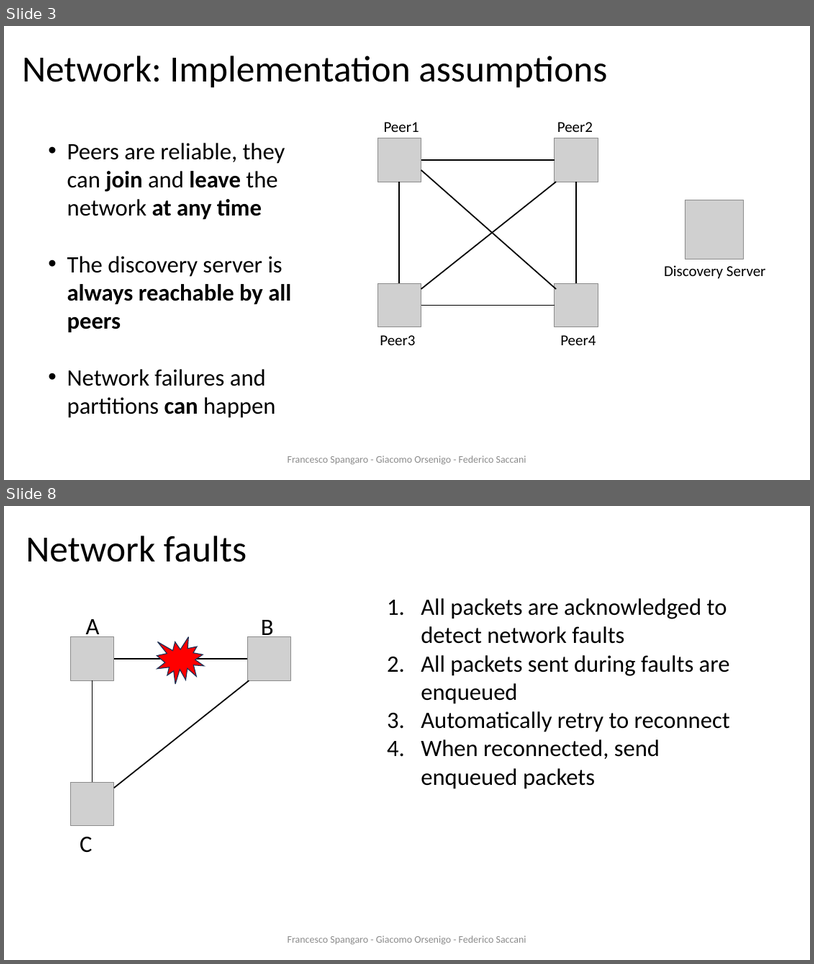
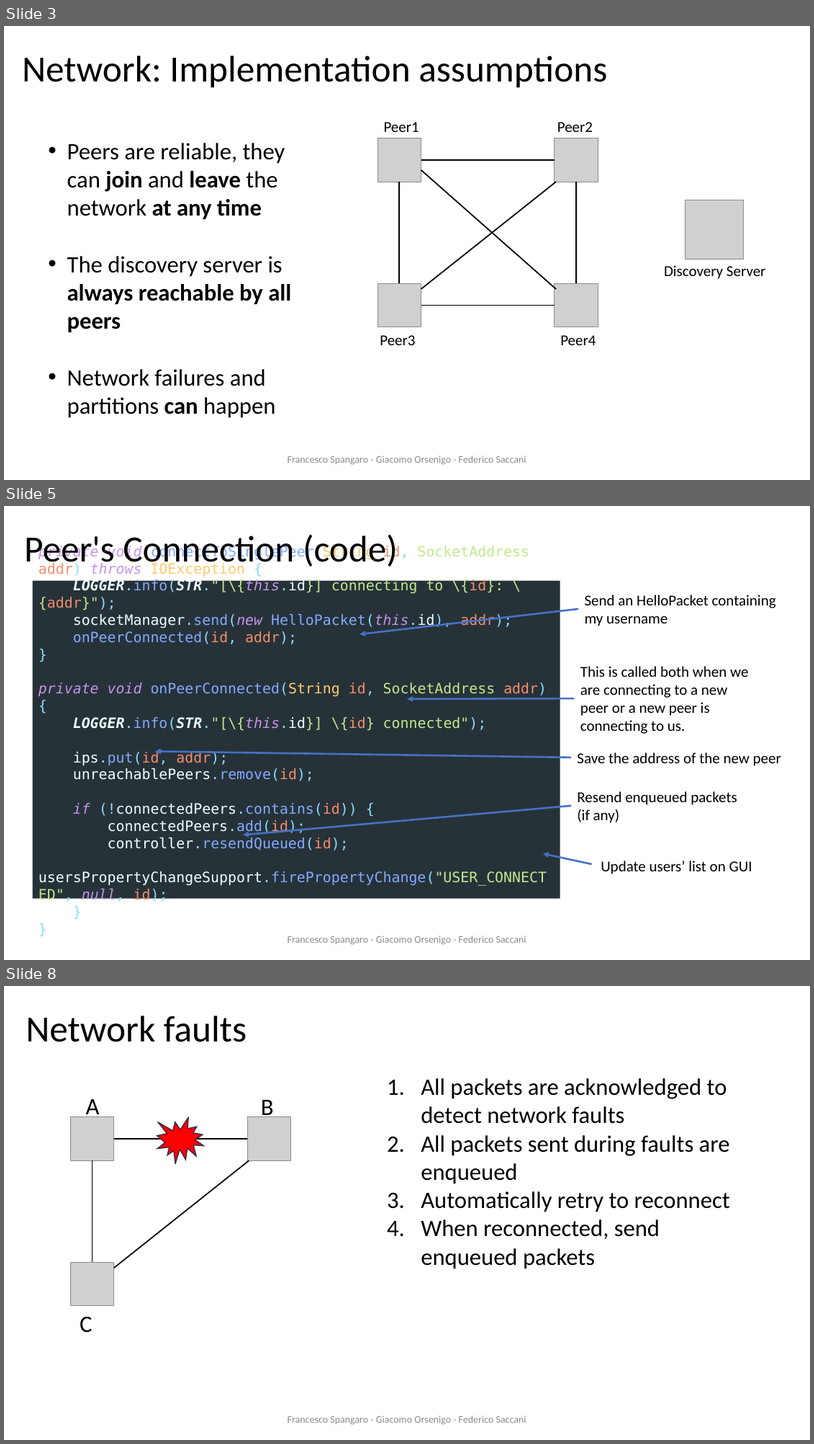
Before and after one commit to francescospangaro/HACOGroupChat, a slide deck: docs/presentazione ds.pptx. Shown one above the other, each under a label of ours: slides 3 and 8 before the commit, slides 3, 5 and 8 after it; the slides between them are not shown. The pictures are 814x964 and 814x1444 pixels, drawn with LibreOffice and Linux fonts; fonts in the diff are those of the drawing; grey boxes stand for pictures; background and template pictures are left out. Boxes give left, top, right and bottom in pixels: in the first picture for what was removed or moved away, otherwise in the second. Text is boxed around its words. In the diff, an @@ line names an element or a change of style, - is before the commit and + after.

```diff
--- a/docs/presentazione ds.pptx
+++ b/docs/presentazione ds.pptx
@@ slide 5 added at [4, 506, 810, 960], background #FFFFFF @@
@@ title added at [24, 534, 398, 571], 44 pt, text #000000 @@
+Peer's Connection (code)
@@ rectangle added at [32, 580, 561, 898], fill #263238, 17 pt, text #82AAFF @@
+private void connectToSinglePeer(String id, SocketAddress addr) throws IOException {
+LOGGER.info(STR."[\{this.id}] connecting to \{id}: \{addr}");
+socketManager.send(new HelloPacket(this.id), addr);
+onPeerConnected(id, addr);
+}
+private void onPeerConnected(String id, SocketAddress addr) {
+LOGGER.info(STR."[\{this.id}] \{id} connected");
+ips.put(id, addr);
+unreachablePeers.remove(id);
+if (!connectedPeers.contains(id)) {
+connectedPeers.add(id);
+controller.resendQueued(id);
+usersPropertyChangeSupport.firePropertyChange("USER_CONNECTED", null, id);
+}
+}
@@ arrow added from (579, 609) to (360, 634), #4472C4 2.25 pt @@
@@ text added at [585, 595, 777, 626], 18 pt, text #000000 @@
+Send an HelloPacket containing my username
@@ text added at [581, 666, 748, 734], 18 pt, text #000000 @@
+This is called both when we are connecting to a new peer or a new peer is connecting to us.
@@ arrow added from (574, 698) to (407, 699), #4472C4 2.25 pt @@
@@ arrow added from (571, 757) to (155, 751), #4472C4 2.25 pt @@
@@ text added at [577, 752, 782, 766], 18 pt, text #000000 @@
+Save the address of the new peer
@@ arrow added from (571, 806) to (243, 834), #4472C4 2.25 pt @@
@@ text added at [577, 791, 737, 823], 18 pt, text #000000 @@
+Resend enqueued packets (if any)
@@ arrow added from (592, 864) to (543, 853), #4472C4 2.25 pt @@
@@ text added at [601, 860, 753, 874], 18 pt, text #000000 @@
+Update users’ list on GUI
@@ text added at [288, 935, 527, 944], 12 pt, text #8C8C8C @@
+Francesco Spangaro - Giacomo Orsenigo - Federico Saccani
```
Also in this commit, not shown: 3 slides changed, 3 other slides added, 1 slide removed.
